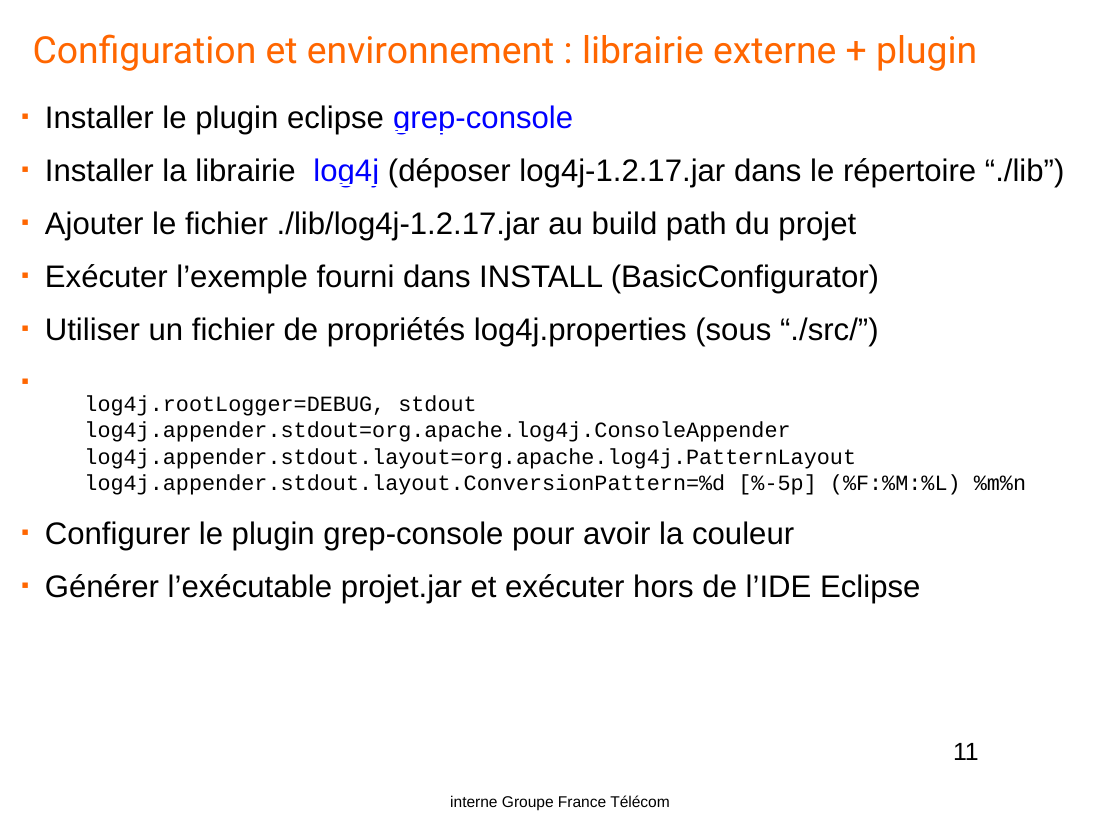
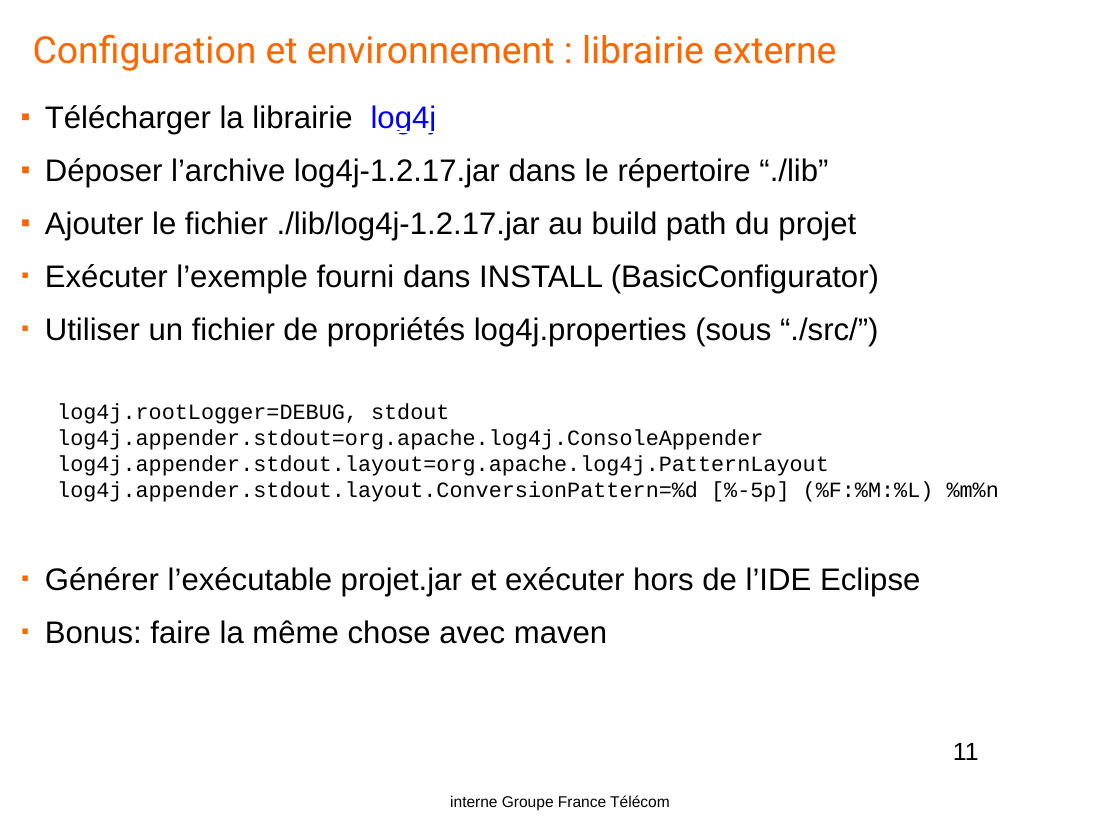
Before and after one commit to yplo6403/formationjava, a slide deck: slide 11 of doc/Java-OL1.pptx. Drawn at 1120x840 pixels with LibreOffice and Linux fonts; fonts in the diff are those of the drawing; background and template pictures are left out. Boxes give left, top, right and bottom in pixels: in the first picture for what was removed or moved away, otherwise in the second. Text is boxed around its words. In the diff, an @@ line names an element or a change of style, - is before the commit and + after.

```diff
--- a/doc/Java-OL1.pptx
+++ b/doc/Java-OL1.pptx
@@ text at [33, 34, 836, 71]: text changed @@
-Configuration et environnement : librairie externe + plugin
+Configuration et environnement : librairie externe
@@ text at [45, 105, 828, 188]: text changed @@
-▪ Installer le plugin eclipse grep-console
-▪ Installer la librairie log4j (déposer log4j-1.2.17.jar dans le répertoire “./lib”)
+■ Télécharger la librairie log4j
+■ Déposer l’archive log4j-1.2.17.jar dans le répertoire “./lib”
@@ text "log4j.rootLogger=DEBUG, stdout": place and size @@
-text "log4j.rootLogger=DEBUG, stdout" at [84, 396, 1026, 495]
+text "log4j.rootLogger=DEBUG, stdout" at [57, 403, 999, 502]
@@ text at [45, 521, 794, 550]: paragraph removed @@
-▪ Configurer le plugin grep-console pour avoir la couleur
@@ text at [45, 620, 607, 644]: paragraph added @@
+▪ Bonus: faire la même chose avec maven
```
Also in this commit, not shown: 13 other slides changed.
